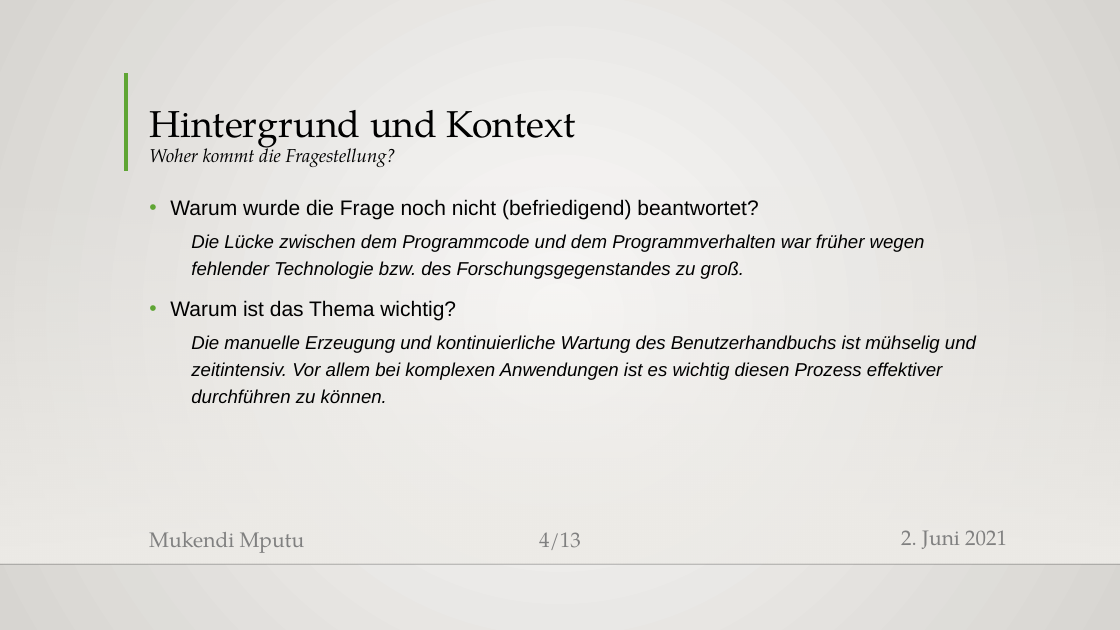
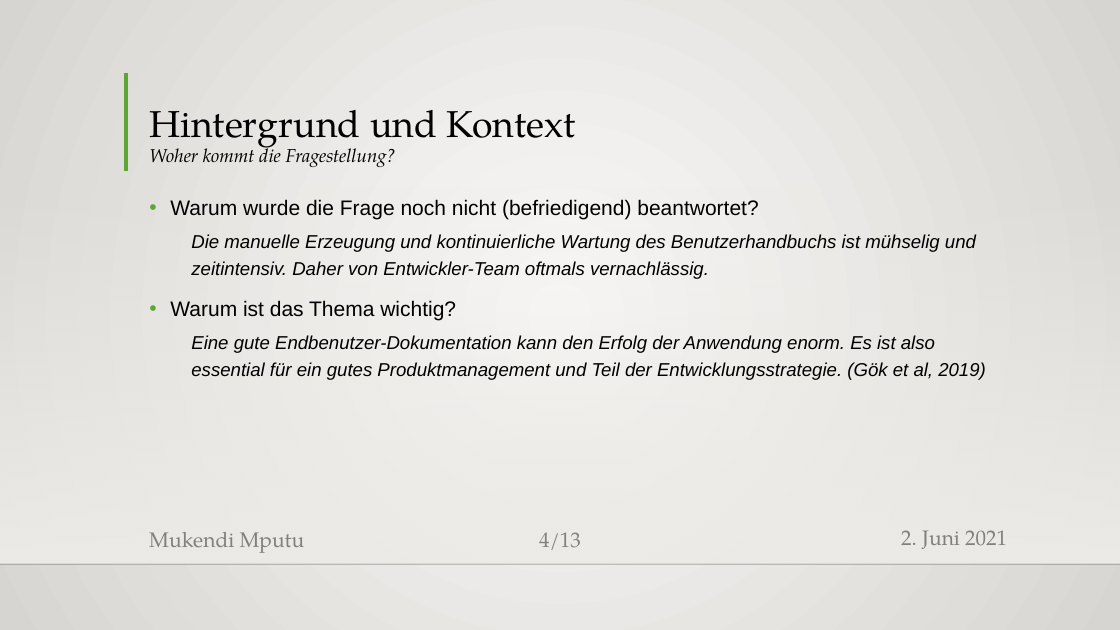
Before and after one commit to MukendiMputu/BachelorThesis, a slide deck: slide 4 of Proposalvortrag.pptx. Drawn at 1120x630 pixels with LibreOffice and Linux fonts; fonts in the diff are those of the drawing; background and template pictures are left out. Boxes give left, top, right and bottom in pixels: in the first picture for what was removed or moved away, otherwise in the second. Text is boxed around its words. In the diff, an @@ line names an element or a change of style, - is before the commit and + after.

```diff
--- a/Proposalvortrag.pptx
+++ b/Proposalvortrag.pptx
@@ text at <box>191,234,976,279</box>: text changed @@
-  Die Lücke zwischen dem Programmcode und dem Programmverhalten war früher wegen fehlender Technologie bzw. des Forschungsgegenstandes zu groß.
+  Die manuelle Erzeugung und kontinuierliche Wartung des Benutzerhandbuchs ist mühselig und zeitintensiv. Daher von Entwickler-Team oftmals vernachlässig.
@@ text at <box>191,335,986,380</box>: text changed @@
-  Die manuelle Erzeugung und kontinuierliche Wartung des Benutzerhandbuchs ist mühselig und zeitintensiv. Vor allem bei komplexen Anwendungen ist es wichtig diesen Prozess effektiver durchführen zu können.
+  Eine gute Endbenutzer-Dokumentation kann den Erfolg der Anwendung enorm. Es ist also essential für ein gutes Produktmanagement und Teil der Entwicklungsstrategie. (Gök et al, 2019)
```
Also in this commit, not shown: 8 other slides changed, 4 slides added, 2 slides removed, 2 other files.
